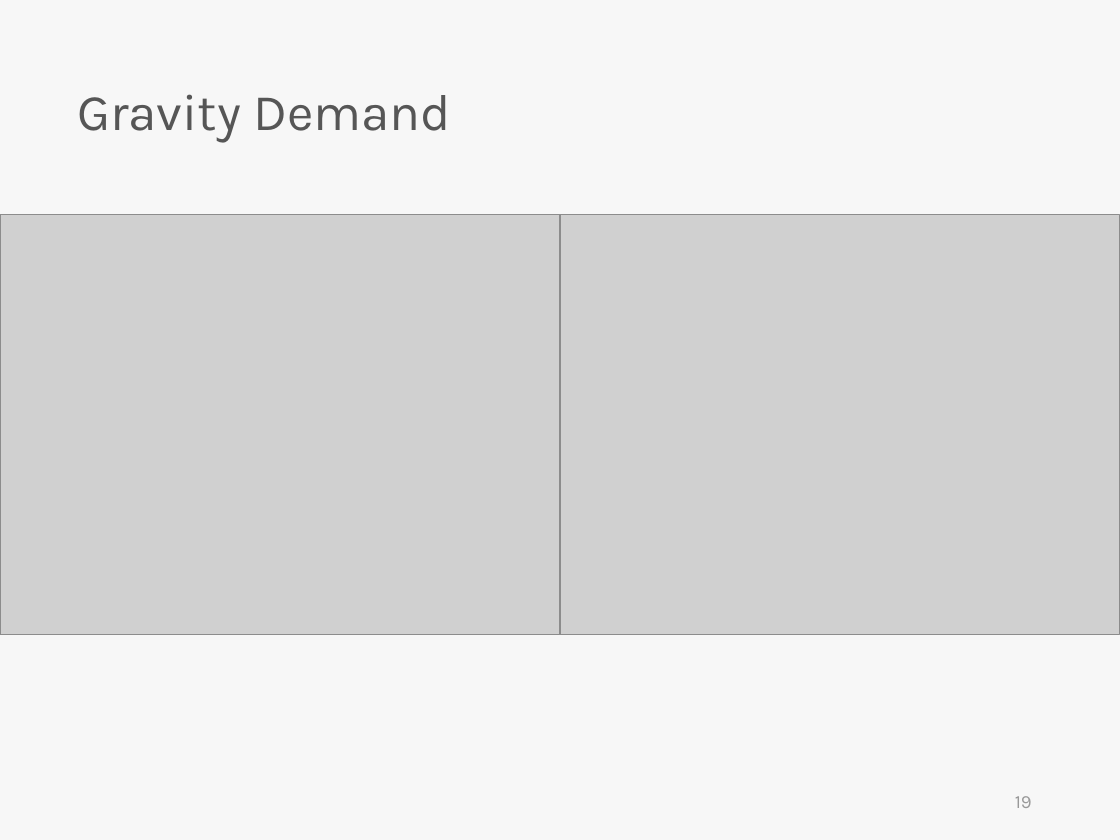
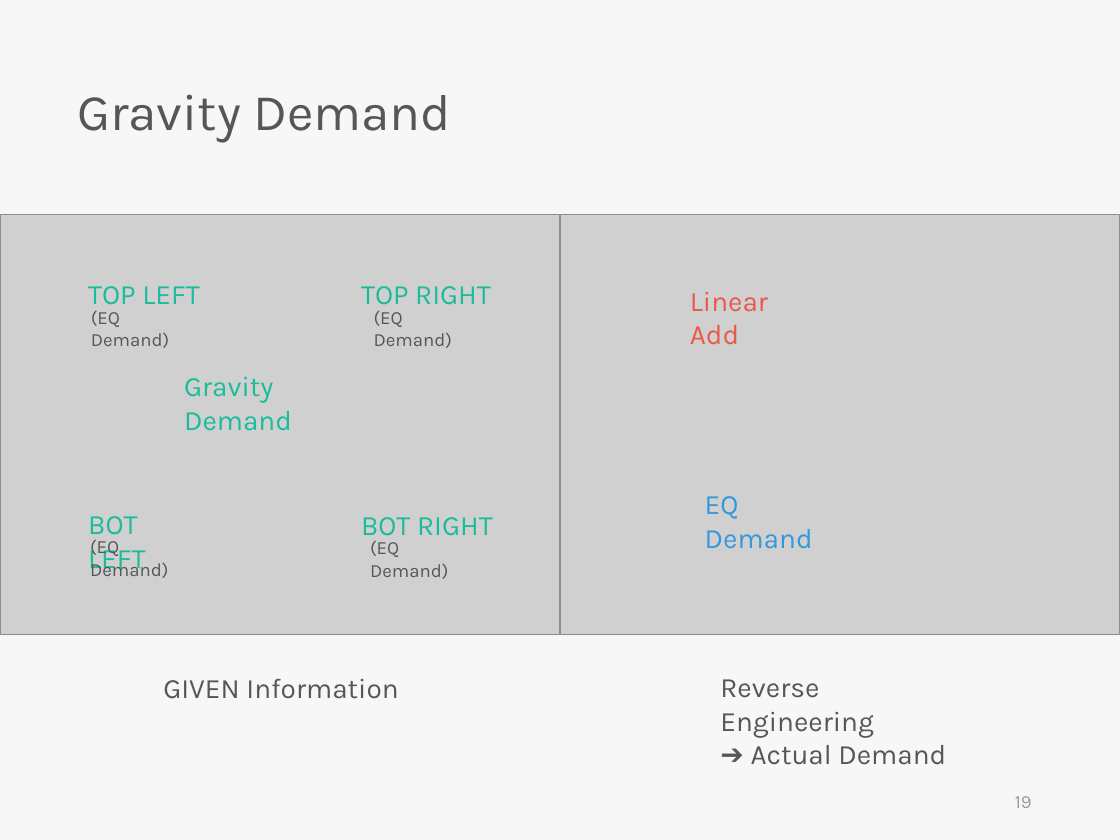
Before and after one commit to skyran1278/VbaProject, a slide deck: slide 19 of 20180126_SmartSplice/20180823_Meeting/SmartSplice.pptx. Drawn at 1120x840 pixels with LibreOffice and Linux fonts; fonts in the diff are those of the drawing; grey boxes stand for pictures. Boxes give left, top, right and bottom in pixels: in the first picture for what was removed or moved away, otherwise in the second. Text is boxed around its words. In the diff, an @@ line names an element or a change of style, - is before the commit and + after.

```diff
--- a/20180126_SmartSplice/20180823_Meeting/SmartSplice.pptx
+++ b/20180126_SmartSplice/20180823_Meeting/SmartSplice.pptx
@@ text added at bbox=[88, 286, 199, 305], 18 pt, text #1ABC9C @@
+TOP LEFT
@@ text added at bbox=[361, 286, 491, 305], 18 pt, text #1ABC9C @@
+TOP RIGHT
@@ text added at bbox=[690, 292, 768, 345], 18 pt, text #E95849 @@
+Linear Add
@@ text added at bbox=[91, 311, 169, 348], 12 pt, text #565656 @@
+(EQ Demand)
@@ text added at bbox=[374, 311, 452, 348], 12 pt, text #565656 @@
+(EQ Demand)
@@ text added at bbox=[184, 377, 292, 431], 18 pt, text #1ABC9C @@
+Gravity Demand
@@ text added at bbox=[705, 496, 813, 549], 18 pt, text #3498DB @@
+EQ Demand
@@ text added at bbox=[88, 516, 145, 575], 18 pt, text #1ABC9C @@
+BOT LEFT
@@ text added at bbox=[361, 517, 493, 536], 18 pt, text #1ABC9C @@
+BOT RIGHT
@@ text added at bbox=[90, 540, 168, 578], 12 pt, text #565656 @@
+(EQ Demand)
@@ text added at bbox=[370, 541, 448, 579], 12 pt, text #565656 @@
+(EQ Demand)
@@ text added at bbox=[163, 678, 398, 699], 18 pt, text #565656 @@
+GIVEN Information
@@ text added at bbox=[720, 679, 946, 765], 18 pt, text #565656 @@
+Reverse Engineering
+➔ Actual Demand
```
Also in this commit, not shown: 1 slide added, 1 slide removed, 4 other files.
